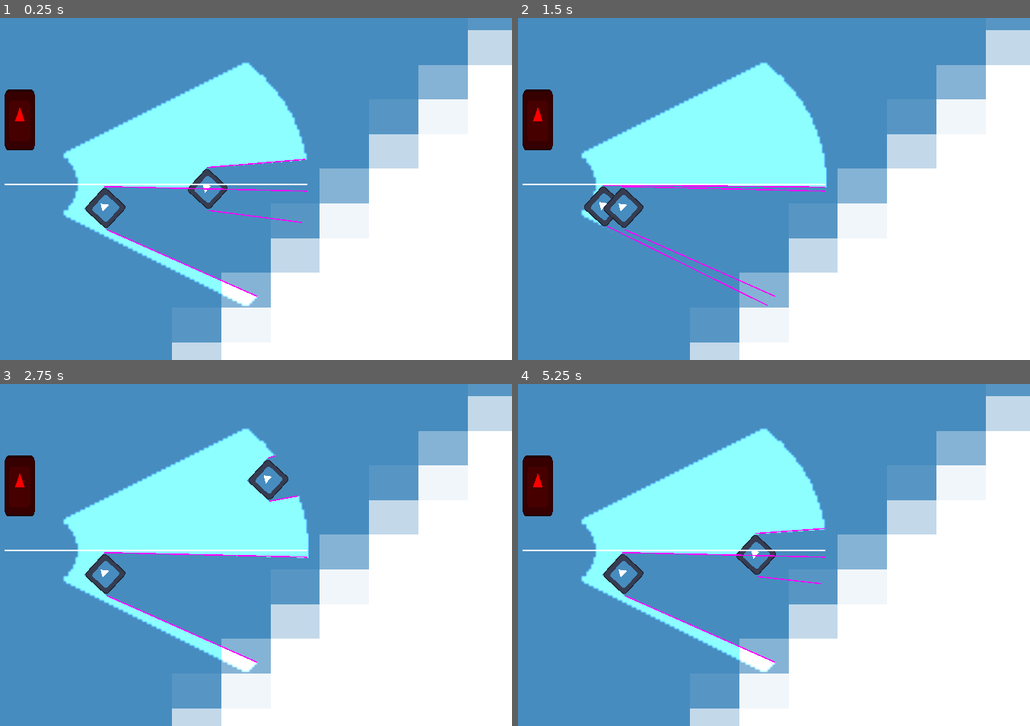
Above: before the commit, frames 1-4 (two rows, left to right).
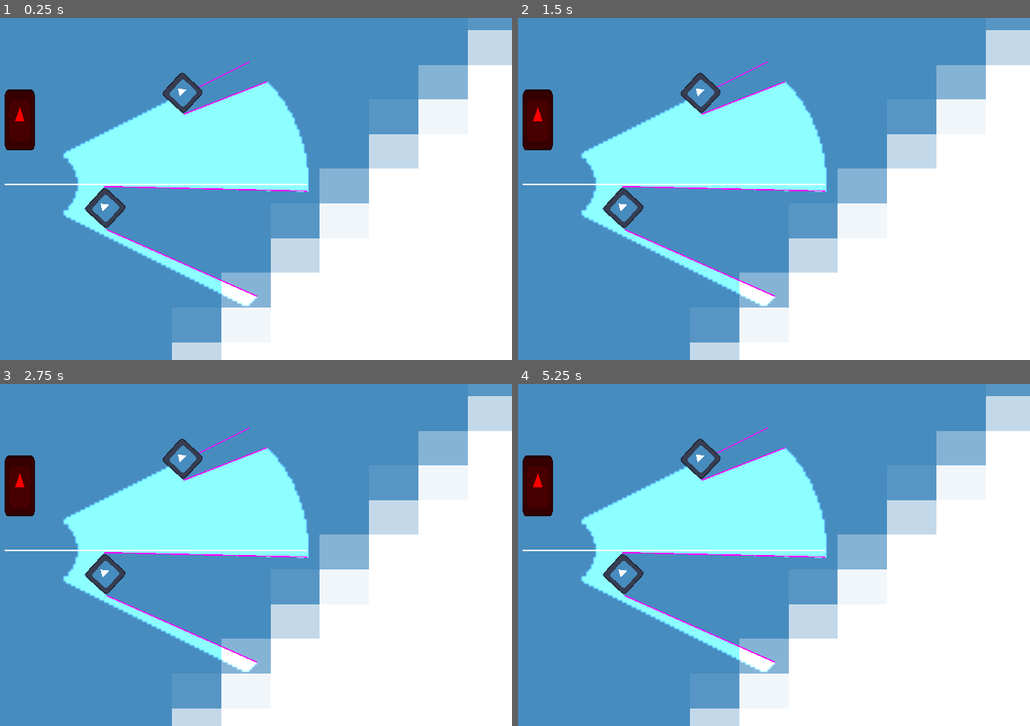
Above: after the commit, the same moments.

Repository: ChunchoMetalero/CC5408-Taller-de-Diseno-y-Desarrollo-de-Videojuegos
Game: Godot game, scene res://Linterna Profe/Luces v2.tscn
Two runs of this game, one before a commit and one after it. Both use one fixed random seed, a clock stepped at 60 frames per second and the inputs below. This scene is started directly instead of the project's main scene. The engine's default icon, where the game draws it, is replaced by a stand-in: a white triangle on a blue panel in a dark square.
Inputs (mouse positions are in pixels of both pictures, inside the frame that each line leads up to):
- Up to frame 1 (0.25 s): no input
- Up to frame 2 (1.5 s): tap Enter at 0.5 s; move the mouse to (861, 171) at 0.52 s; hold I (Imprimir) 0.53-1.28 s; hold D (right) from 0.53 s (still down); tap W (jump) at 0.77 s; tap Space (light) at 1.25 s; move the mouse to (605, 206) at 1.27 s; tap Q (drop) at 1.35 s
- Up to frame 3 (2.75 s): tap W (jump) at 1.52 s; tap Enter at 2 s; move the mouse to (266, 479) at 2.02 s; release D (right) at 2.03 s; hold A (left) from 2.03 s (still down); hold E (interact) from 2.03 s (still down)
- Up to frame 4 (5.25 s): tap Space (light) at 2.75, 2.85, 4.25 s; move the mouse to (697, 623) at 2.77 s; release A (left) at 2.78 s; release E (interact) at 2.78 s; hold D (right) 2.78-4.28 s; tap W (jump) at 3.02, 3.77, 4.52 s; tap Enter at 3.5 s; move the mouse to (907, 606) at 3.52 s; hold I (Imprimir) 3.53-4.28 s; move the mouse to (543, 503) at 4.27 s; hold A (left) 4.28-5.03 s; tap Q (drop) at 4.35 s; move the mouse to (758, 555) at 5.02 s; hold D (right) from 5.03 s (still down); hold E (interact) from 5.03 s (still down)

The runs differ from the first frame. In frame 1, 3.2% of the frame differs, in the area x 31-61%, y 12-60%; in frame 2, 3.2%, in the area x 12-61%, y 12-85%; in frame 3, 2.2%; in frame 4, 2.6%.

Commit message:
Mecanica luces terminada

Diff:
--- a/Linterna Profe/boxtest.gd
+++ b/Linterna Profe/boxtest.gd
@@ -1,5 +1,5 @@
 extends Box
 
 
-func _physics_process(delta: float) -> void:
-	global_position = get_global_mouse_position()
+#func _physics_process(delta: float) -> void:
+	#global_position = get_global_mouse_position()
--- a/Linterna Profe/luz.gd
+++ b/Linterna Profe/luz.gd
@@ -89,9 +89,7 @@
 			if(t_position.y > bottom_vertex_ty):
 				bottom_vertex_ty = t_position.y
 				bottom_vertex = vertex
-		'''  --------------------------------- '''
-		''' Top/bottom vertex demasiado encima del perimetro del area'''
-		''' ---------------------------------- '''
+
 
 		var intersect_top
 		var intersect_bottom
@@ -112,12 +110,12 @@
 				if bottom_vertex in vertices_fuera:
 					bottom_vertex = get_intersection_raycast(box,bottom_marker.position)
 					intersect_bottom = to_global(bottom_marker.position)
+				'''  --------------------------------- '''
+				''' Top/bottom vertex demasiado encima del perimetro del area'''
 				if bottom_vertex == error_Vector or top_vertex == error_Vector:
 					print("AAAAAAA")
 					box.delete_collision()
 					continue
-
-
 
 			'''  --------------------------------- '''
 			''' La caja es una caja ideal '''
